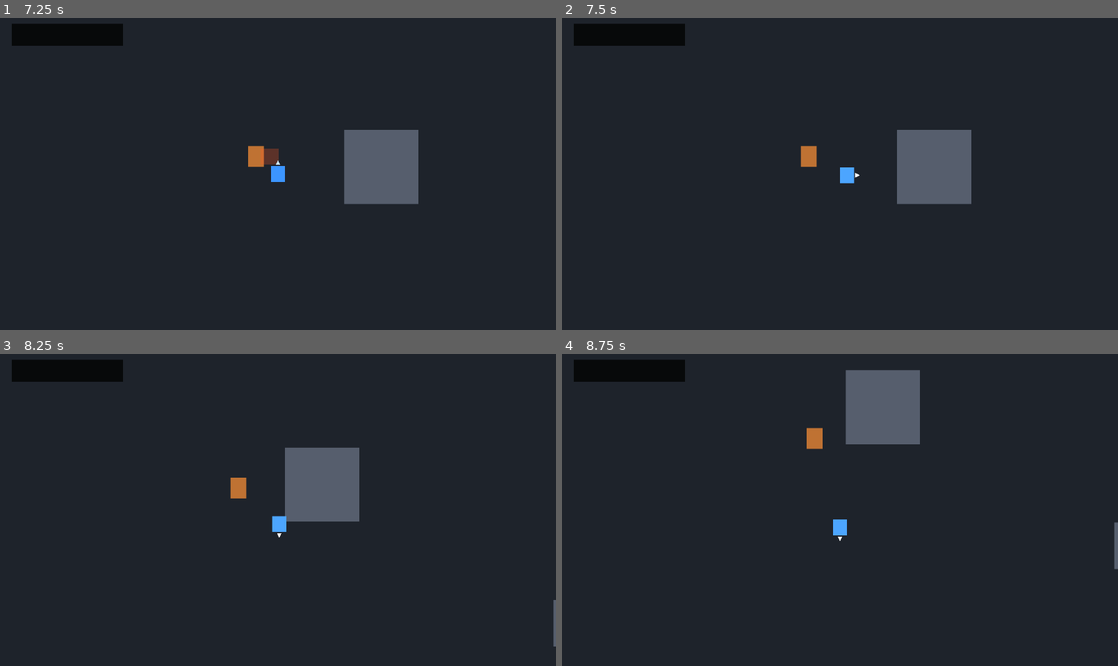
Above: before the commit, frames 1-4 (two rows, left to right).
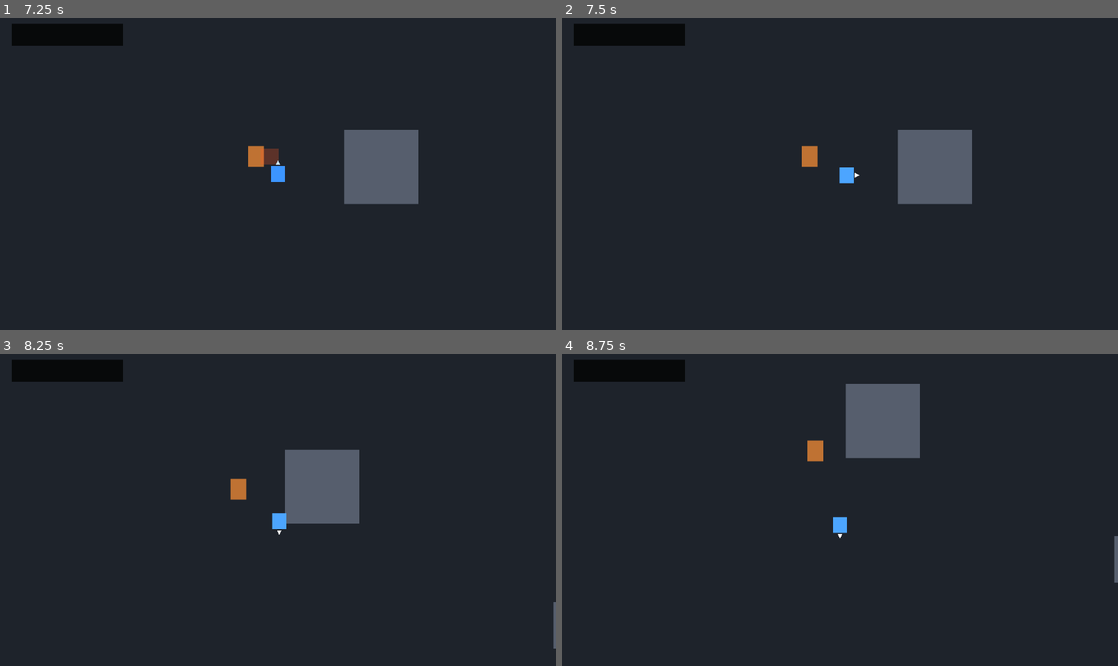
Above: after the commit, the same moments.

Repository: kikajima/dragonballsoullegacy
Game: Godot game, scene res://scenes/bootstrap/bootstrap.tscn
The game is run twice, just before and just after one commit, with the same random seed, the same clock (stepped at 60 frames per second) and the same inputs.
Inputs:
- Up to frame 1 (7.25 s): hold D (move_right) 0.53-1.28 s; tap J (attack) at 0.6, 5.85 s; hold S (move_down) 1.28-2.03 s; tap Shift (block) at 1.35 s; hold D (move_right) 2.03-2.78 s; hold L (charge_ki) 2.03-2.78 s; hold W (move_up) 2.78-3.53 s; tap Space (dash) at 2.85 s; tap Enter at 3.5 s; hold A (move_left) 3.53-5.03 s; tap E (interact) at 3.6 s; tap K (ki_blast) at 4.35 s; hold S (move_down) 5.03-5.78 s; tap I (kick) at 5.1 s; hold D (move_right) 5.78-6.53 s; hold W (move_up) from 6.53 s (still down); hold Shift (block) from 6.53 s (still down)
- Up to frame 2 (7.5 s): tap Space (dash) at 7.25 s; release W (move_up) at 7.28 s; release Shift (block) at 7.28 s; hold D (move_right) from 7.28 s (still down); tap L (charge_ki) at 7.35 s
- Up to frame 3 (8.25 s): release D (move_right) at 8.03 s; hold S (move_down) from 8.03 s (still down); hold Space (dash) from 8.03 s (still down)
- Up to frame 4 (8.75 s): keep holding S (move_down); keep holding Space (dash)

Frame 1 is identical in both runs. In frame 2, 0.1% of the frame differs, in the area x 42-74%, y 35-60%; in frame 3, 0.3%; in frame 4, 1.6%, in the area x 44-100%, y 5-74%.

Commit message:
fix: use pixel-friendly run speed

Diff:
--- a/actors/player/player.gd
+++ b/actors/player/player.gd
@@ -9,7 +9,7 @@
 const STATE_CHARGE_KI: StringName = &"charge_ki"
 
 @export_range(1.0, 3.0, 0.05)
-var run_speed_scale: float = 1.55
+var run_speed_scale: float = 1.333333
 
 @export_range(0.0, 1.0, 0.05)
 var attack_move_speed_scale: float = 0.85
